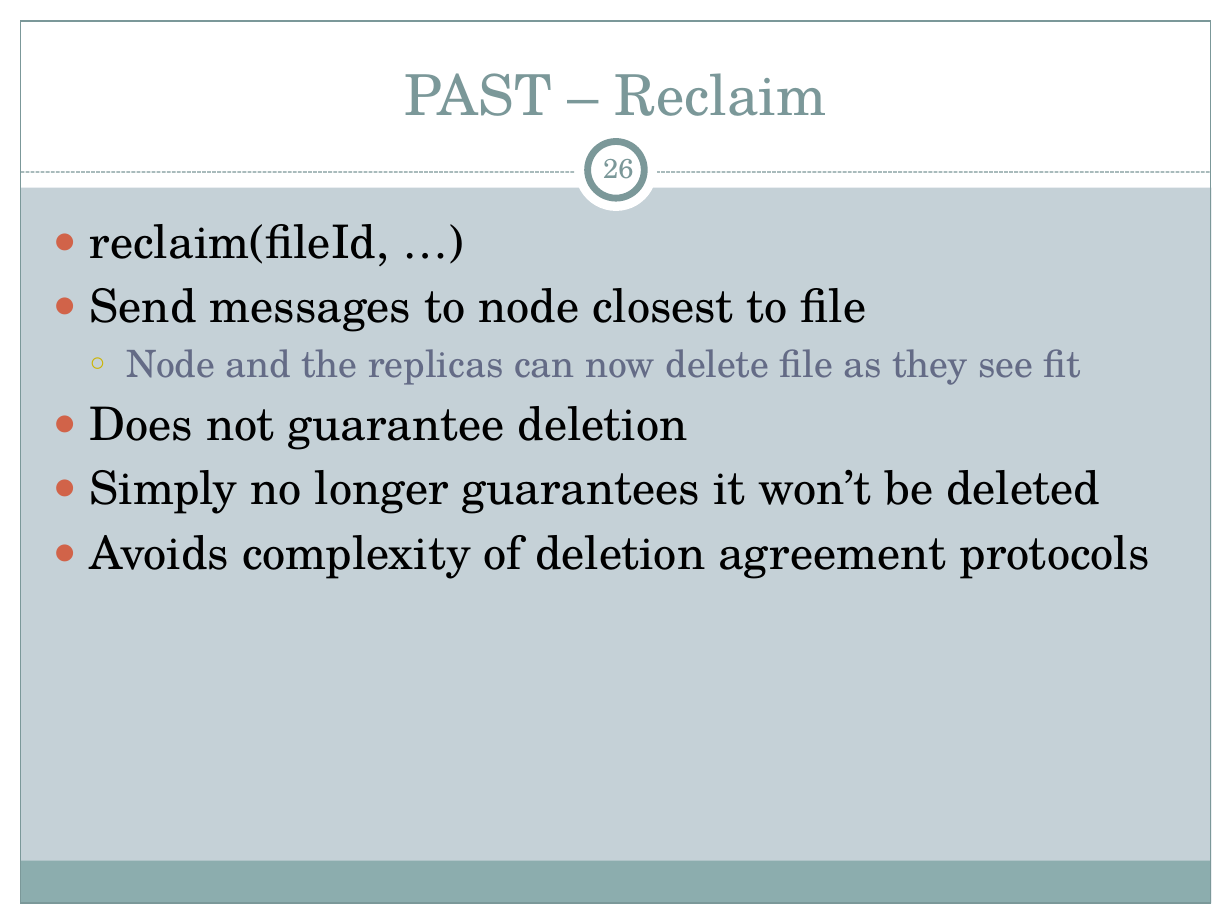
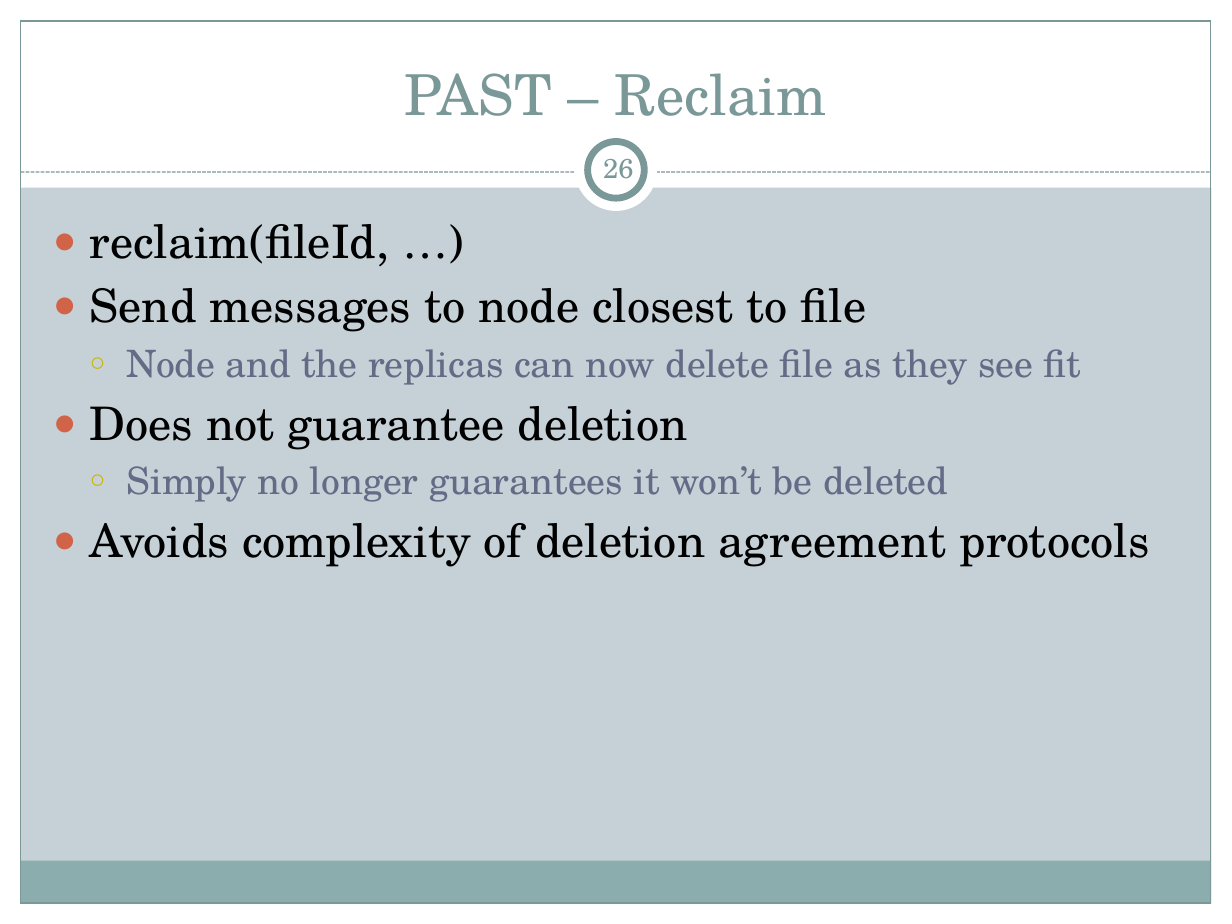
Before and after one commit to cs525-koala/documents, a slide deck: slide 26 of p2p/P2P Apps.pptx. Drawn at 1232x924 pixels with LibreOffice and Linux fonts; fonts in the diff are those of the drawing. Boxes give left, top, right and bottom in pixels: in the first picture for what was removed or moved away, otherwise in the second. Text is boxed around its words. In the diff, an @@ line names an element or a change of style, - is before the commit and + after.

```diff
--- a/p2p/P2P Apps.pptx
+++ b/p2p/P2P Apps.pptx
@@ text at <box>127,466,948,502</box>: size 27 to 22 pt, text colour #000000 to #646B86 in "Simply no longer guarantees it won’t be ..."; bullet ● to ○; list level 1 to 2 in "Simply no longer guarantees it ..."; bullet colour #D16349 to #CCB400 @@
```
Also in this commit, not shown: 1 other slide changed.
